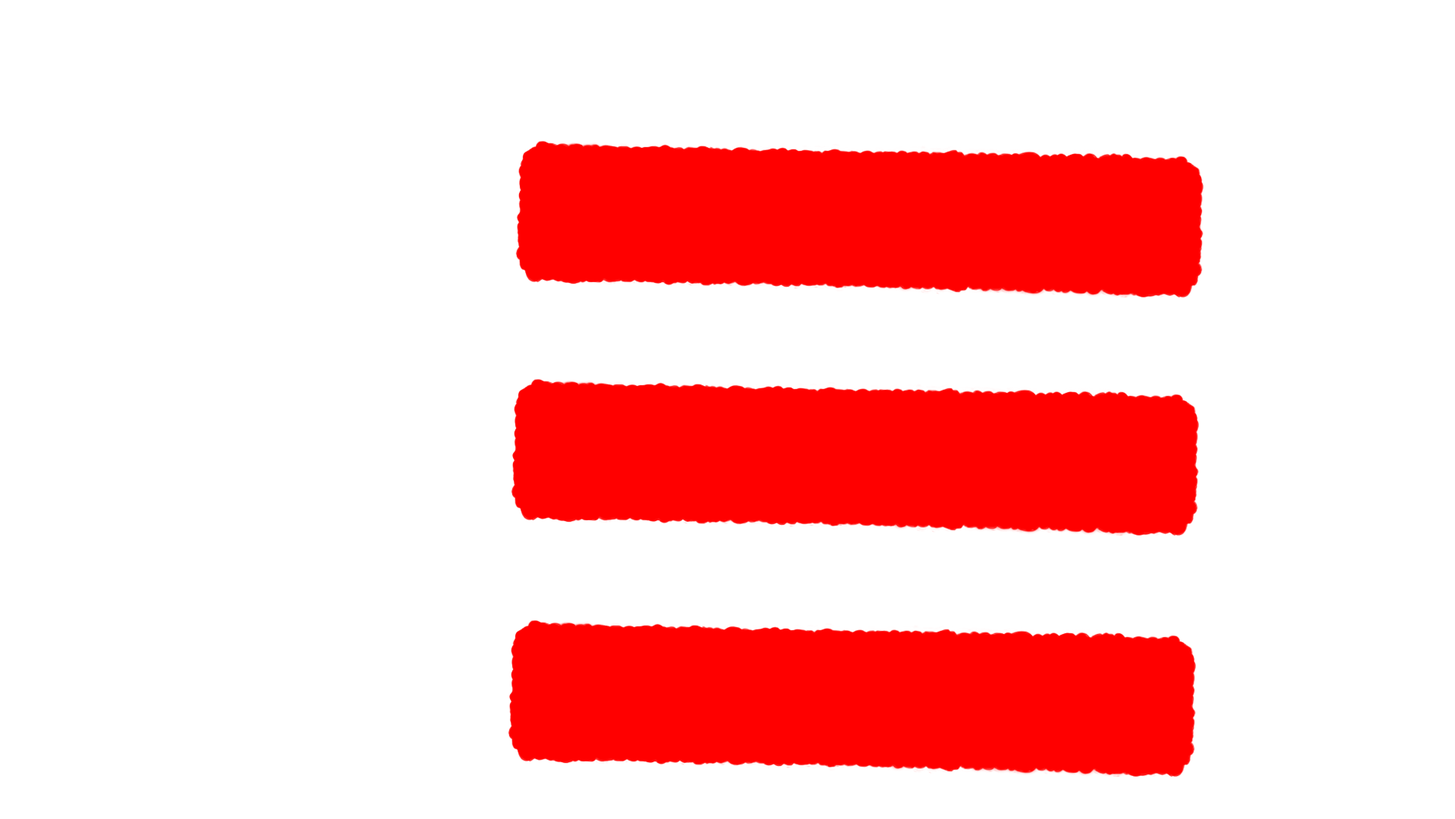
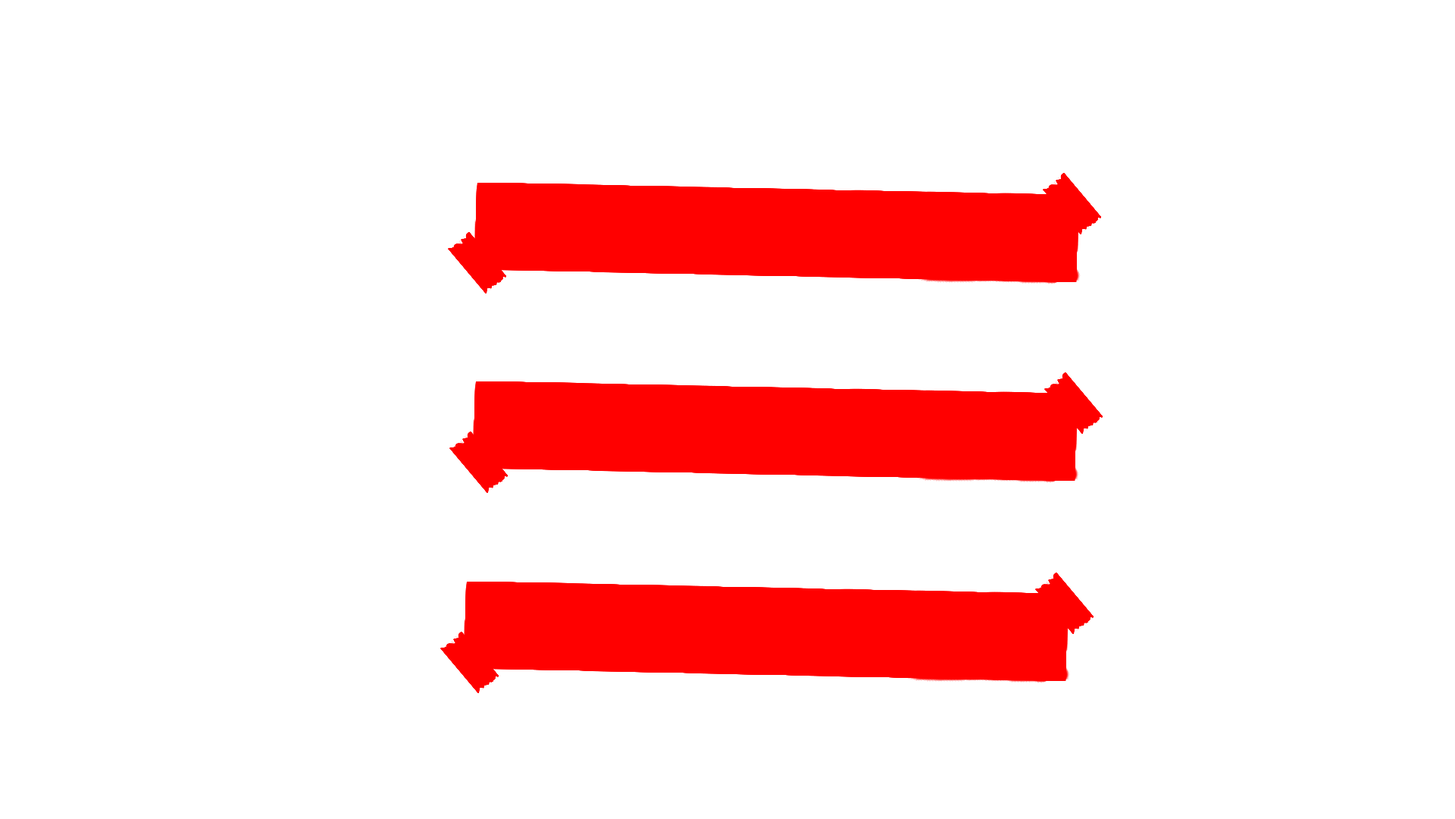
Before/after of a 1455 × 819 layered artwork. What changed in the layer stack:
renamed "Calque 20" to "Calque 26", painted on it over [440, 140, 1205, 777]
